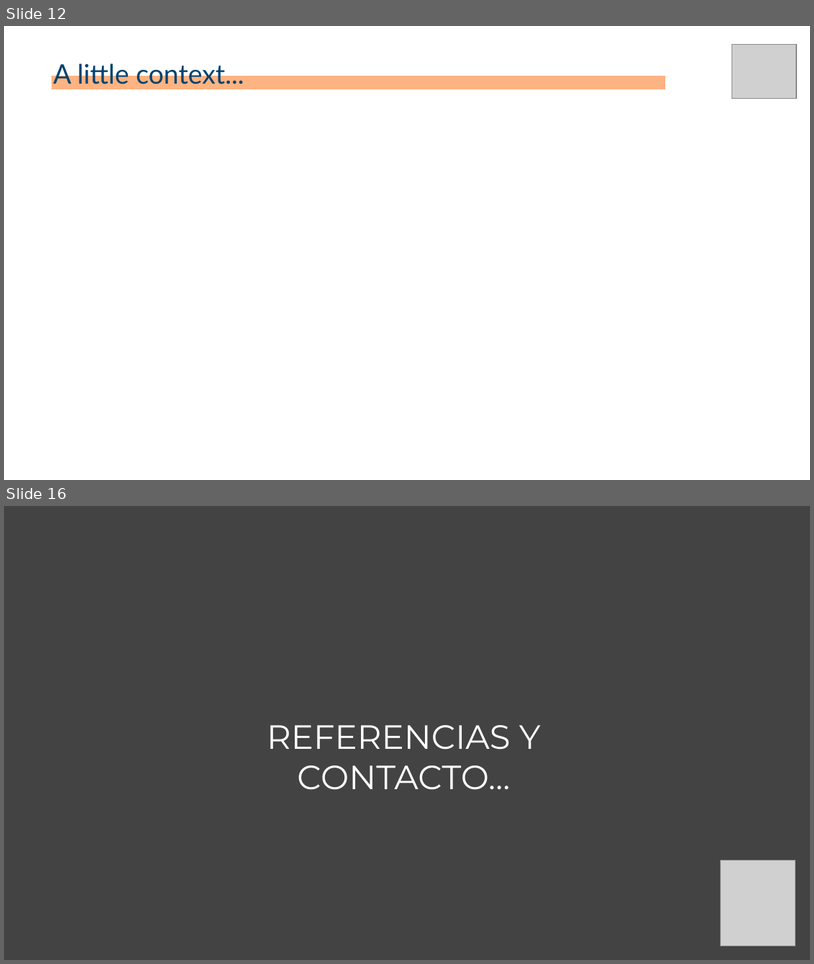
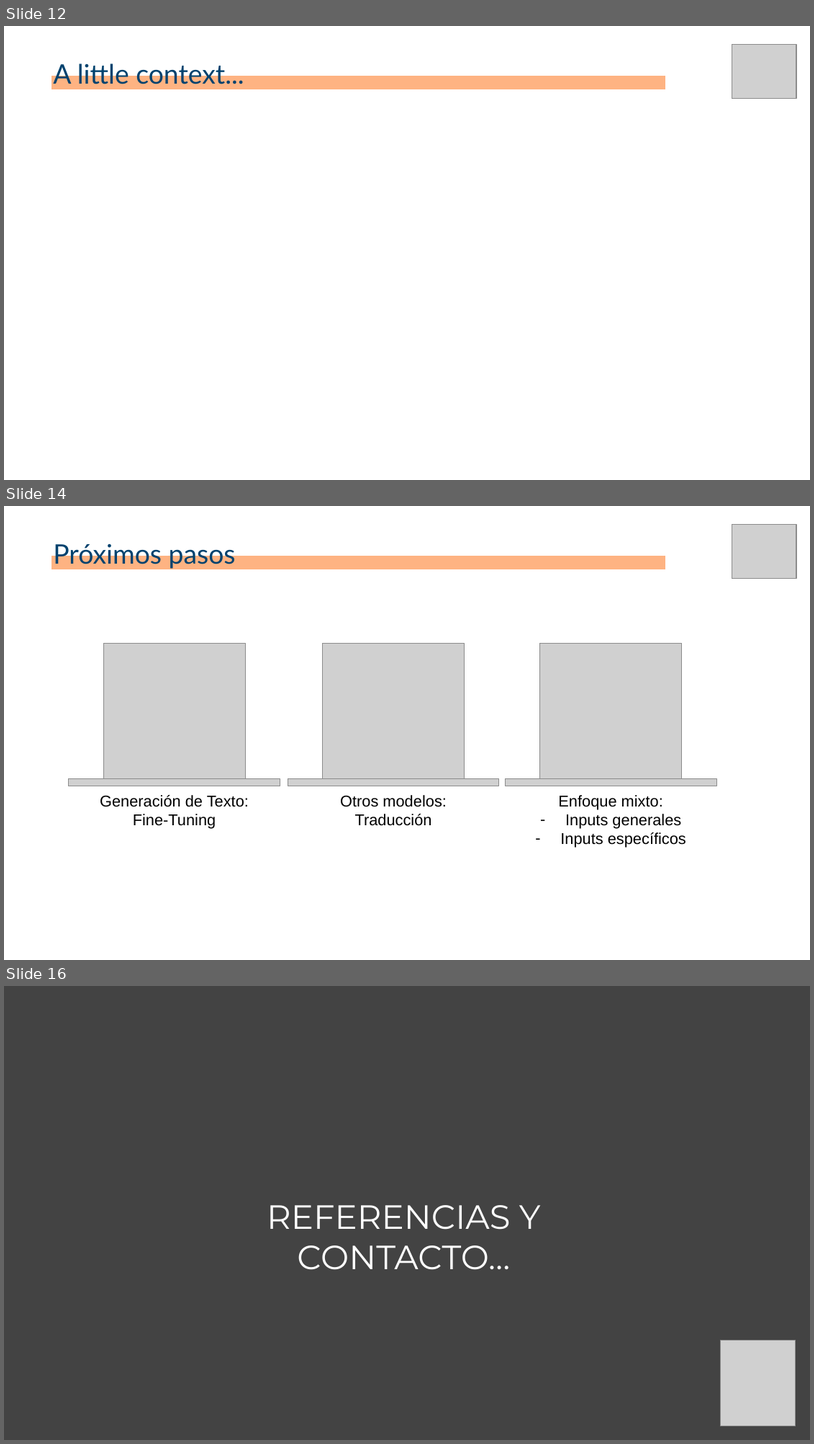
Before and after one commit to josuemzx/Chatbot-para-refugiados, a slide deck: doc/Template_ppt_sesion_Chatbot_para_refugiados.pptx. Shown one above the other, each under a label of ours: slides 12 and 16 before the commit, slides 12, 14 and 16 after it; the slides between them are not shown. The pictures are 814x964 and 814x1444 pixels, drawn with LibreOffice and Linux fonts; fonts in the diff are those of the drawing; grey boxes stand for pictures. Boxes give left, top, right and bottom in pixels: in the first picture for what was removed or moved away, otherwise in the second. Text is boxed around its words. In the diff, an @@ line names an element or a change of style, - is before the commit and + after.

Commit message:
Update Template_ppt_sesion_Chatbot_para_refugiados.pptx
Incluyo DRAFT de diapositivas "Próximos pasos y Consideraciones" y comentarios. Pendiente de revisar imágenes, speech y foto,

```diff
--- a/doc/Template_ppt_sesion_Chatbot_para_refugiados.pptx
+++ b/doc/Template_ppt_sesion_Chatbot_para_refugiados.pptx
@@ slide 14 added at (4,506,810,960), background #FFFFFF @@
@@ picture added at (732,525,797,579) @@
@@ text added at (53,541,236,569), 24 pt, text #00426E @@
+Próximos pasos
@@ line added from (52, 562) to (666, 562), #FEB382 12 pt @@
@@ picture added at (103,643,245,777) @@
@@ picture added at (322,643,465,777) @@
@@ picture added at (540,643,682,777) @@
@@ picture added at (69,779,280,786) @@
@@ picture added at (288,779,499,786) @@
@@ picture added at (506,779,717,786) @@
@@ text added at (100,795,249,829), 14 pt, text #000000 @@
+Generación de Texto:
+Fine-Tuning
@@ text added at (340,795,446,826), 14 pt, text #000000 @@
+Otros modelos:
+Traducción
@@ text added at (558,795,687,847), 14 pt, text #000000 @@
+Enfoque mixto:
+– Inputs generales
+– Inputs específicos
```
Also in this commit, not shown: 1 slide changed, 1 other slide added, 3 slides removed.
